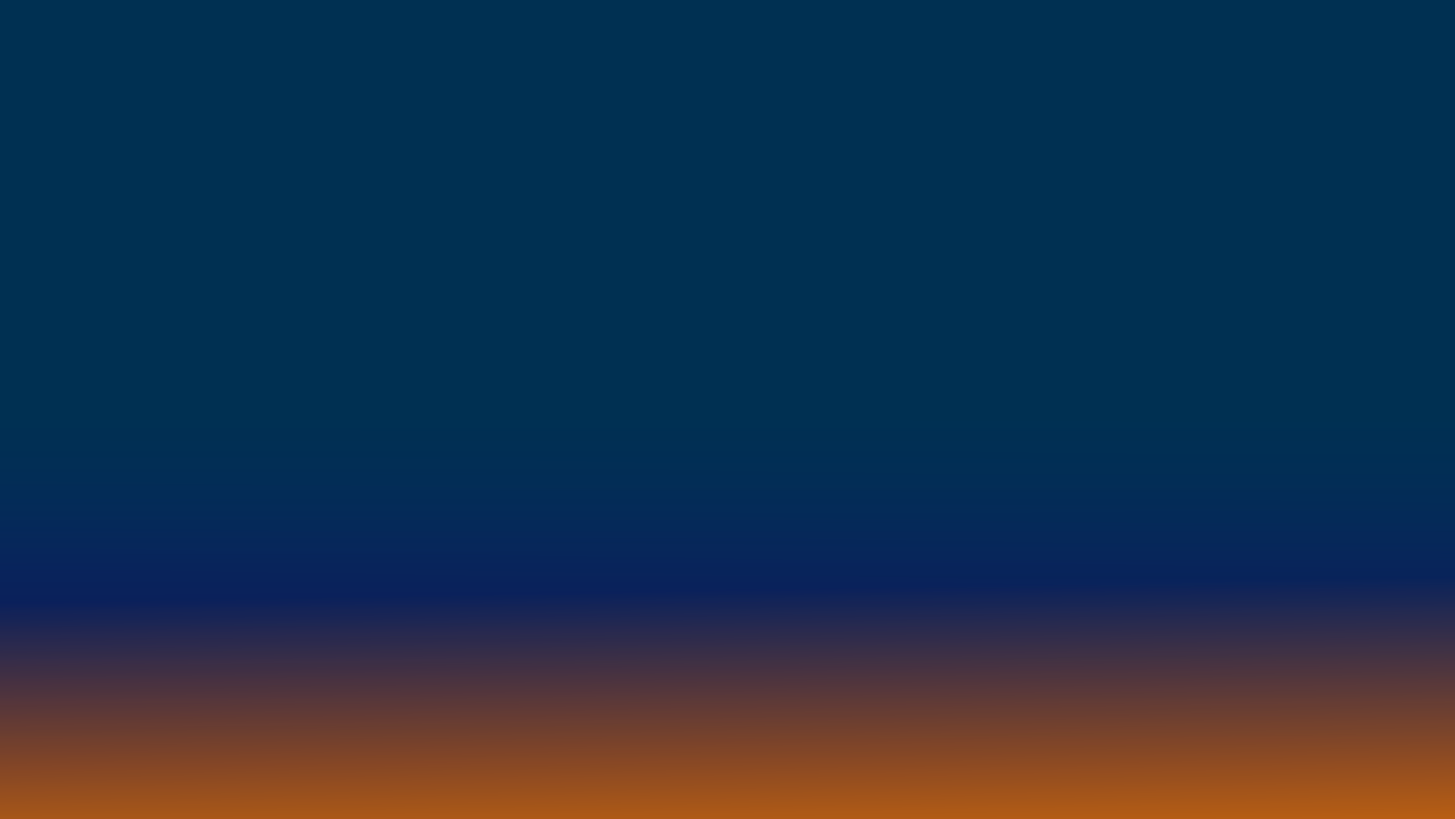
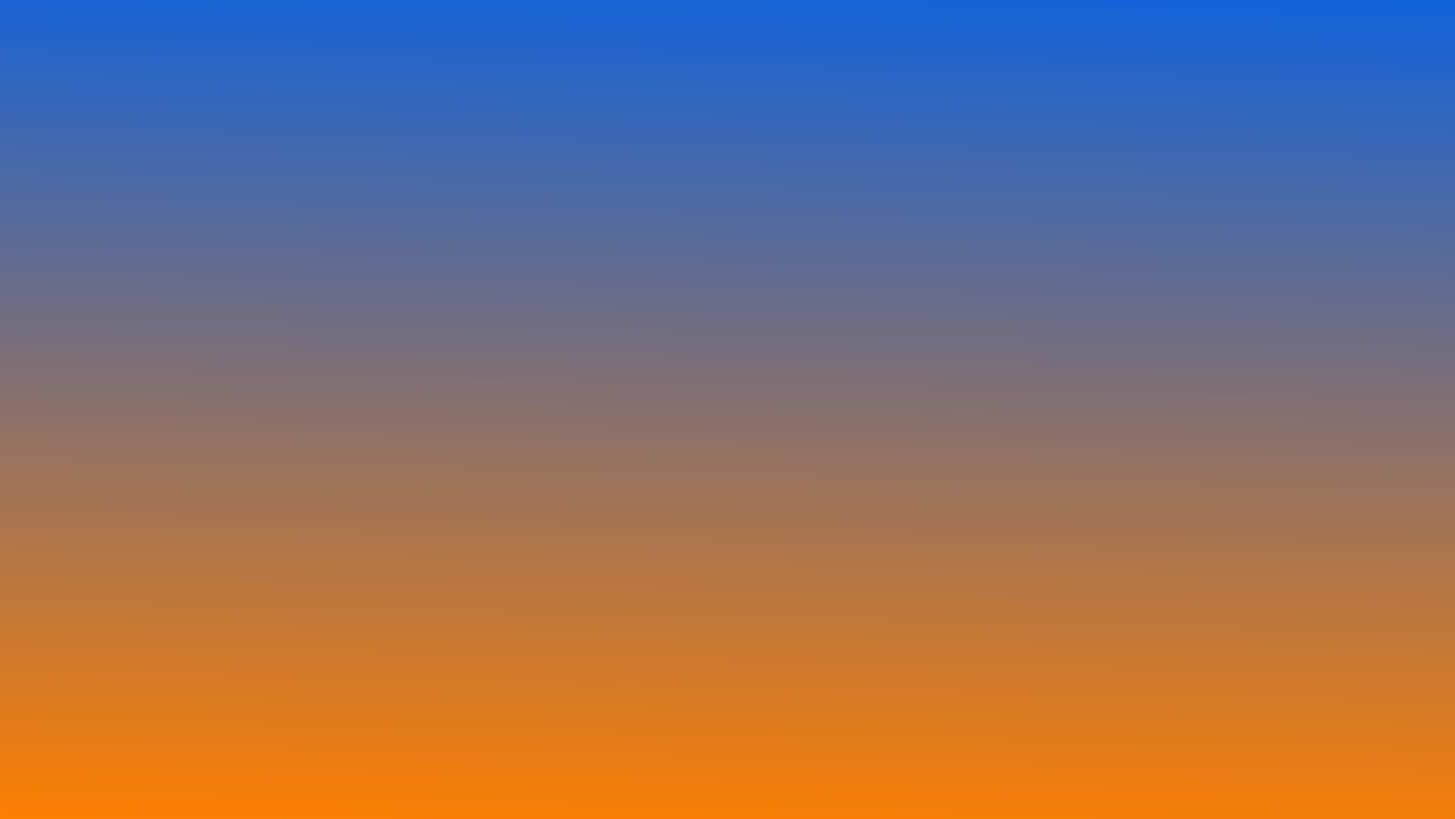
The second 1455px x 819px image is a revision of the first. Changes to its layers:
removed layer "Layer 2" over [0, 0, 1455, 819]
painted on "Layer 1" over [0, 0, 1455, 819]
